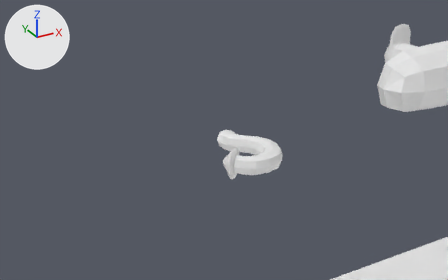
A saved change to the Blender file meshes/meshes.blend.
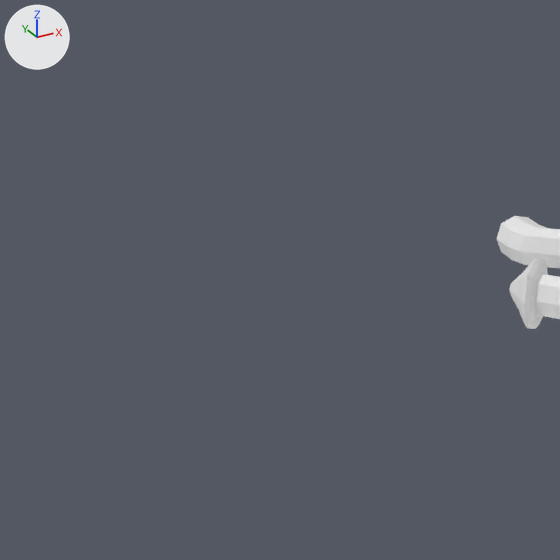
Each version appears first from a 50 mm camera at (-7.03, -5.51, 2.72) aimed at (-4.55, -0.99, 0.47), and next in a close-up on the part from 0% to 55% of the width and 13% to 100% of the height. The axes (+X, +Y, +Z) are drawn at upper left. The lights are the same throughout.

Names of what the first close-up shows: 'Hook'.
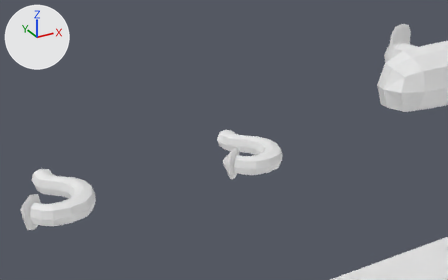
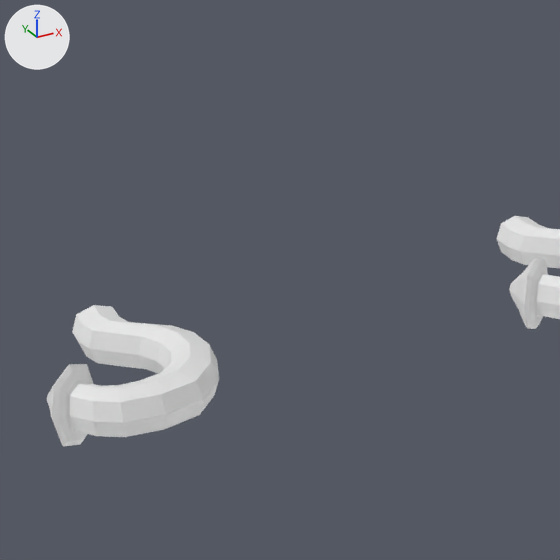
Patch to the scene script:
```diff
--- a/meshes/meshes.blend.py
+++ b/meshes/meshes.blend.py
@@ ob_hook_2 @@
+ob_hook_2 = bpy.data.objects.new('Hook_2', me_hook.copy())  # the mesh of ob_hook
+ob_hook_2.location = (-6.0, 0.0, 0.0)
+ob_hook_2.rotation_euler = (-1.571, 0.0, 0.0)  # degrees (-90, 0, 0)
```

Boxes (x1, y1, x2, y2) around the edits, measured in the close-ups (560 x 560 px):
'Hook_2', added: after (47, 305, 219, 446)
